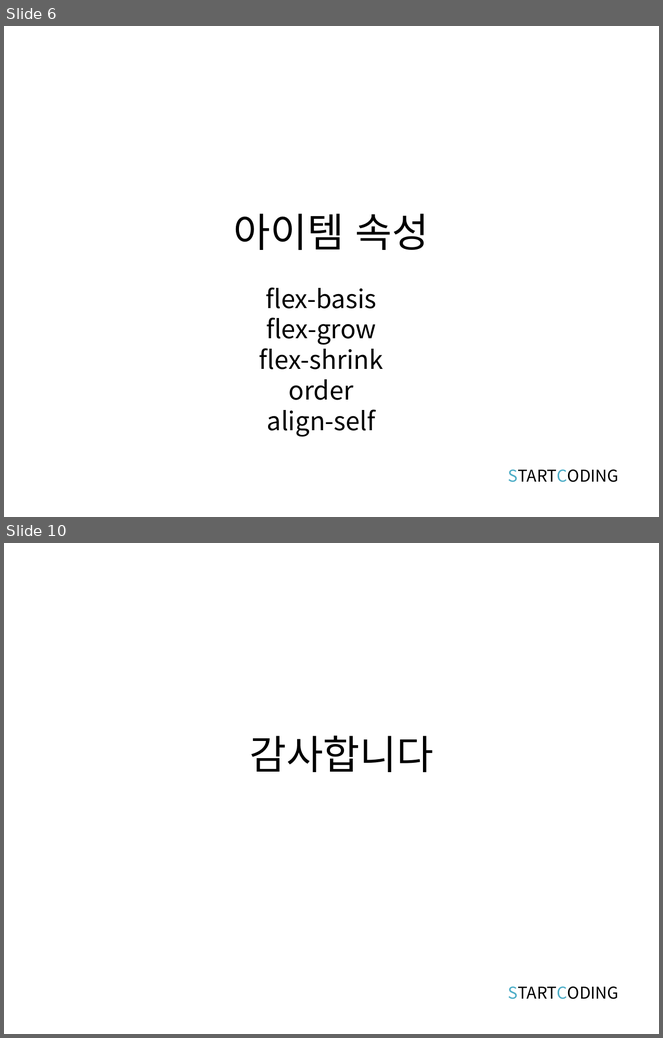
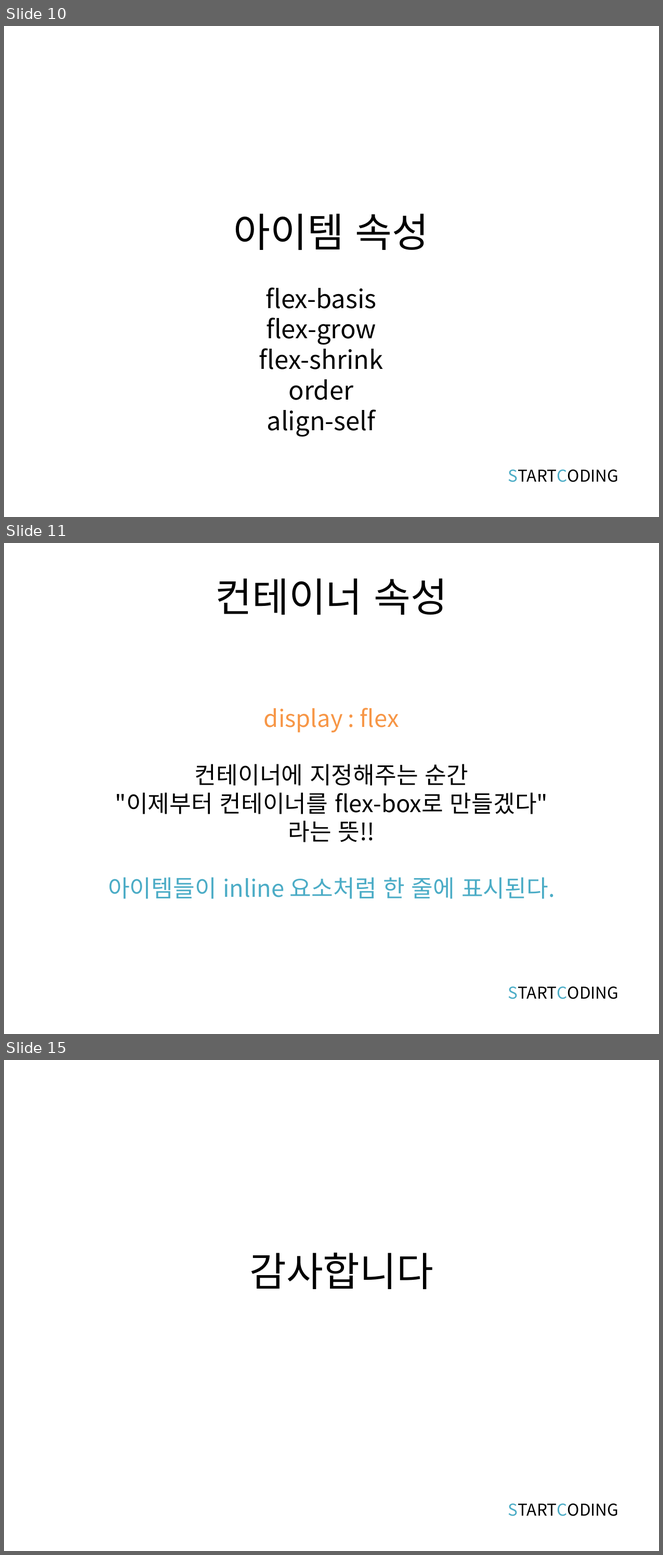
Before and after one commit to kwonkijun/web, a slide deck: 프론트엔드기초(PPT)/CSS3 8강_CSS 플렉스박스 레이아웃.pptx. Shown one above the other, each under a label of ours: slides 6 and 10 before the commit, slides 10, 11 and 15 after it; the slides between them are not shown. The pictures are 663x1038 and 663x1555 pixels, drawn with LibreOffice and Linux fonts; fonts in the diff are those of the drawing. Boxes give left, top, right and bottom in pixels: in the first picture for what was removed or moved away, otherwise in the second. Text is boxed around its words. In the diff, an @@ line names an element or a change of style, - is before the commit and + after.

```diff
--- a/프론트엔드기초(PPT)/CSS3 8강_CSS 플렉스박스 레이아웃.pptx
+++ b/프론트엔드기초(PPT)/CSS3 8강_CSS 플렉스박스 레이아웃.pptx
@@ slide 11 added at (4,543,659,1034), background #FFFFFF @@
@@ title added at (215,578,448,615), 44 pt, text #000000 @@
+컨테이너 속성
@@ text added at (108,708,555,899), 25.9 pt, text #000000 @@
+display : flex
+컨테이너에 지정해주는 순간
+"이제부터 컨테이너를 flex-box로 만들겠다"
+라는 뜻!!
+아이템들이 inline 요소처럼 한 줄에 표시된다.
@@ text added at (508,987,619,1000), 18 pt, text #000000 @@
+STARTCODING
@@ what was slide 6 is now slide 10 @@
@@ what was slide 10 is now slide 15 @@
```
Also in this commit, not shown: 5 slides changed, 5 other slides added, 1 slide removed, 1 other file.
